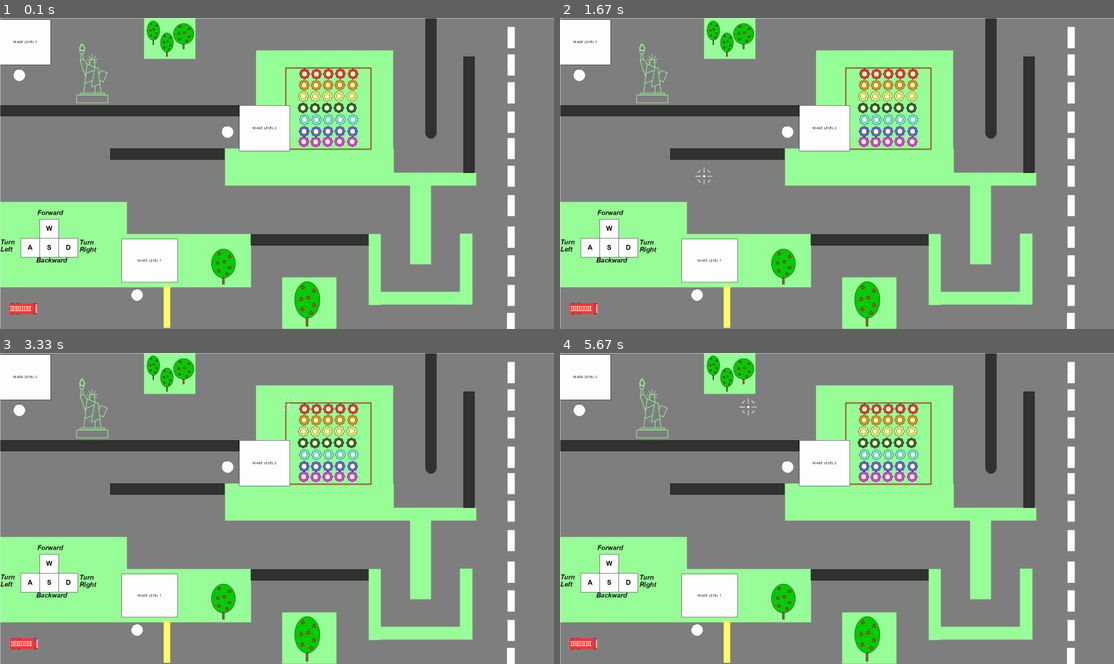
Above: before the commit, frames 1-4 (two rows, left to right).
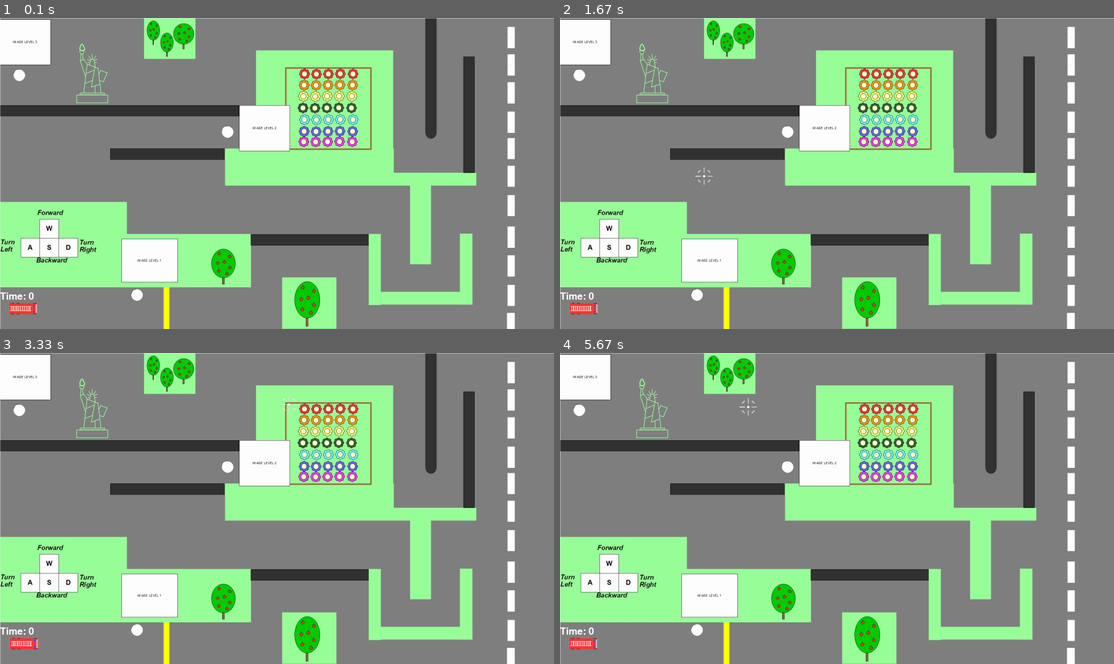
Above: after the commit, the same moments.

Repository: SilverSteelSam/PygameProject
Game: pygame game, started from main.py
Same seed, same stepped clock (60 frames per second), same inputs: the game is played once before the commit and once after it.
Inputs (mouse positions are in pixels of both pictures, inside the frame that each line leads up to):
- Up to frame 1 (0.1 s): no input
- Up to frame 2 (1.67 s): hold Right 0.33-0.8 s; move the mouse to (814, 189) at 0.37 s; hold Up 0.83-1.13 s; move the mouse to (1014, 164) at 0.87 s; hold Right 1.17-1.63 s; move the mouse to (704, 176) at 1.2 s
- Up to frame 3 (3.33 s): hold Left 1.67-2.2 s; move the mouse to (105, 461) at 1.7 s; hold Down 2.23-2.53 s; move the mouse to (360, 399) at 2.27 s; hold Left 2.57-2.97 s; move the mouse to (343, 536) at 2.6 s; hold Up from 3 s (still down); move the mouse to (288, 402) at 3.03 s
- Up to frame 4 (5.67 s): release Up at 3.37 s; hold Right 3.4-4.03 s; move the mouse to (637, 499) at 3.43 s; hold Down 4.07-4.43 s; move the mouse to (842, 542) at 4.1 s; hold Left 4.47-4.93 s; move the mouse to (820, 455) at 4.5 s; hold Right 4.97-5.43 s; move the mouse to (981, 558) at 5 s; hold Up from 5.47 s (still down); move the mouse to (748, 405) at 5.5 s

The runs differ from the first frame. In frame 1, 0.2% of the frame differs, in the area x 0-41%, y 1-100%; in frame 2, 0.2%; in frame 3, 0.2%; in frame 4, 0.2%.

Commit message:
added startline and timer to race

Diff:
--- a/main.py
+++ b/main.py
@@ -224,6 +224,41 @@
         self.lvl = lvl
 
 
+class StartLine(pygame.sprite.Sprite):
+    def __init__(self, rect):
+        super().__init__()
+        self.rect = rect
+        self.image = pygame.surface.Surface((self.rect.w, self.rect.h))
+        self.image.fill(pygame.Color("yellow"))
+
+    def draw(self, screen):
+        screen.blit(self.image, (self.rect.x, self.rect.y))
+
+
+class Timer:
+    def __init__(self, text_pos):
+        self.pos = text_pos
+        self.running = False
+        self.current_time = 0
+
+    def start(self):
+        self.start_time = pygame.time.get_ticks()
+        self.running = True
+
+    def stop(self):
+        self.running = False
+        self.current_time = 0
+
+    def update(self):
+        if self.running:
+            self.current_time = pygame.time.get_ticks() - self.start_time
+
+    def draw(self, screen):
+        font = pygame.font.Font
+        draw_text(f"Time: {self.current_time}", pygame.Color("white"), screen,
+                  *self.pos)
+
+
 class Key(pygame.sprite.Sprite):
     def __init__(self, x, y, color):
         super().__init__()
@@ -379,6 +414,10 @@
     text_rect = text_obj.get_rect()
     text_rect.topleft = (x, y)
     surface.blit(text_obj, text_rect)
+
+
+def time_to_score(time, lvl):
+    return time
 
 
 def main_menu():  # -----------------MAIN MENU FUNCTION------------------------
@@ -769,12 +808,14 @@
     display = pygame.Surface((1920, 1080))
 
     car = Car(*pos, trace)
-
     portals = pygame.sprite.Group(
         Portal(455, 942, 3, 1),
         Portal(769, 376, 8, 2),
         Portal(47, 179, 21, 3)
     )
+    bullets_group = Group_custom_draw()
+    startline = StartLine(pygame.Rect(567, 935, 20, 1080 - 935))
+    timer = Timer((0, 950))
 
     back = True
     running = True
@@ -787,8 +828,6 @@
     draw_crosshair = False, 0
     crosshair = pygame.image.load('data/crosshair.png')
     crosshair = pygame.transform.rotozoom(crosshair, 0, 2)
-
-    bullets_group = Group_custom_draw()
 
     clock = pygame.time.Clock()
 
@@ -837,11 +876,15 @@
             display.blit(crosshair, (draw_crosshair[1][0],
                                      draw_crosshair[1][1]))
         car.update()
-        car.draw(display)
         bullets_group.update()
+        timer.update()
+
         bullets_group.draw(display)
         trace.draw(display)
         portals.draw(display)
+        startline.draw(display)
+        car.draw(display)
+        timer.draw(display)
 
         for sprite in bullets_group:
             if pygame.sprite.spritecollideany(sprite, trace):
@@ -858,6 +901,24 @@
 
         for portal in portals:
             if pygame.sprite.collide_mask(portal, car):
+                pygame.draw.rect(display, pygame.Color((61, 107, 214)),
+                                 pygame.Rect(1920 / 4, 1080 / 4, 1920 / 2, 1080 / 2))
+                display.blit(pygame.image.load("data/icon_hr.png"), (1920 / 4 + 10, 1080 / 4 + 10))
+                draw_text(f"Time: {timer.current_time}", pygame.Color("white"), display,
+                          1920 / 4 + 10, 1080 / 4 + 235)
+                draw_text(f"Score: {time_to_score(timer.current_time, portal.lvl)}",
+                          pygame.Color("white"), display, 1920 / 4 + 10, 1080 / 4 + 295)
+
+                screen.blit(pygame.transform.scale(display, RESOLUTION), (0, 0))
+                pygame.display.update()
+                timer.stop()
+                ready = False
+
+                while not ready:
+                    for event in pygame.event.get():
+                        if event.type == pygame.MOUSEBUTTONDOWN:
+                            ready = True
+
                 x, y, num, lvl = 0, 0, portal.num, portal.lvl
                 maze_level = Maze()
                 game(screen,
@@ -865,6 +926,9 @@
                      Player(x, y, num_of_shoots=num, level=lvl),
                      keys=pygame.sprite.Group())
                 car.set_pos(pos)
+
+        if pygame.sprite.collide_rect(car, startline):
+            timer.start()
 
         screen.blit(pygame.transform.scale(display, RESOLUTION), (0, 0))
         pygame.display.update()
Binary file added: data/icon_hr.png
Binary file changed: data/portal.png
Binary file changed: data/trace.jpg
